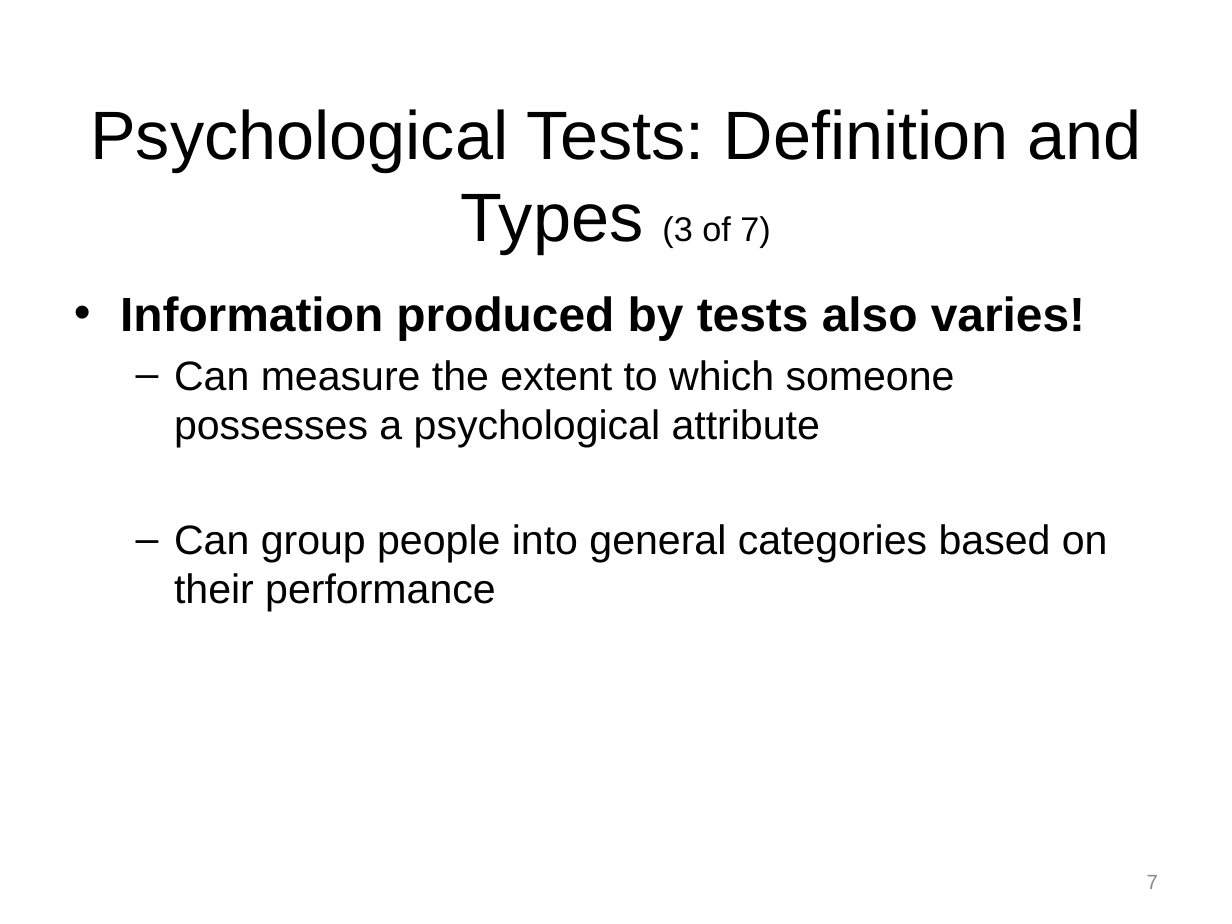
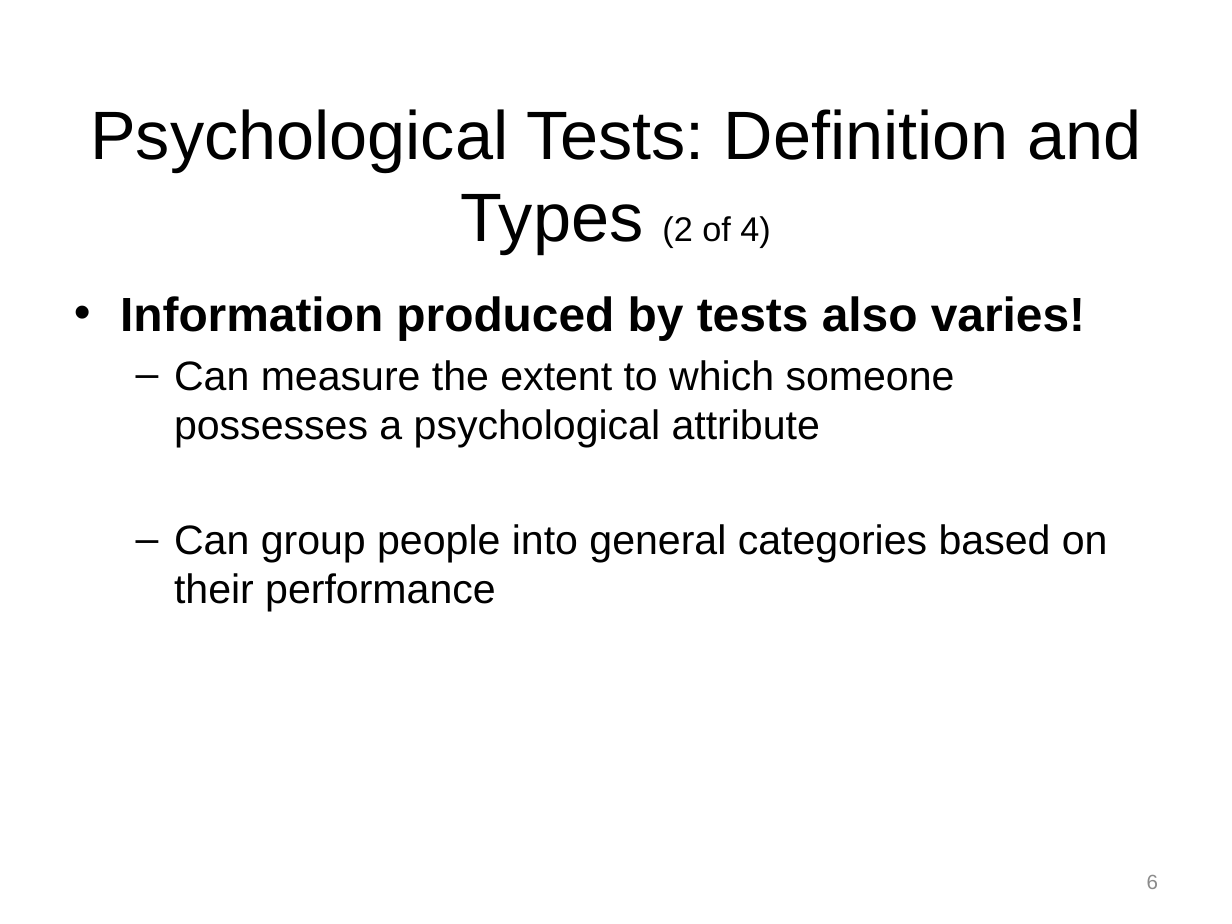
Before and after one commit to npm27/Teaching-Materials, a slide deck: slide 6 of Tests and Eval/Slides/1 Chapter 1.pptx (slide 7 before the commit). Drawn at 1232x924 pixels with LibreOffice and Linux fonts; fonts in the diff are those of the drawing. Boxes give left, top, right and bottom in pixels: in the first picture for what was removed or moved away, otherwise in the second. Text is boxed around its words. In the diff, an @@ line names an element or a change of style, - is before the commit and + after.

```diff
--- a/Tests and Eval/Slides/1 Chapter 1.pptx
+++ b/Tests and Eval/Slides/1 Chapter 1.pptx
@@ title at [90, 109, 1142, 254]: text changed @@
-Psychological Tests: Definition and Types (3 of 7)
+Psychological Tests: Definition and Types (2 of 4)
@@ page number at [1147, 875, 1158, 889]: text changed @@
-7
+6
```
Also in this commit, not shown: 6 other slides changed, 3 slides removed, 3 other files.
